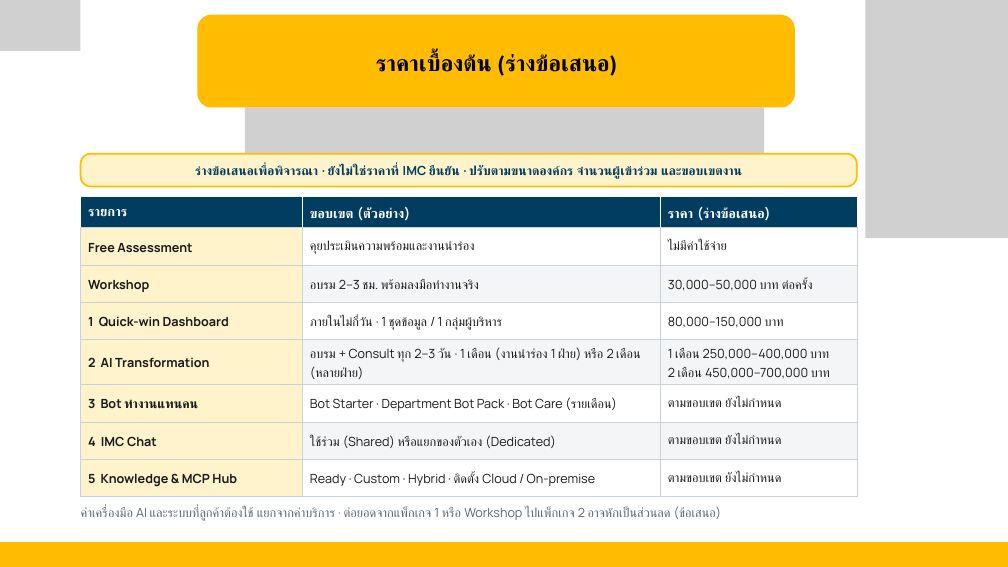
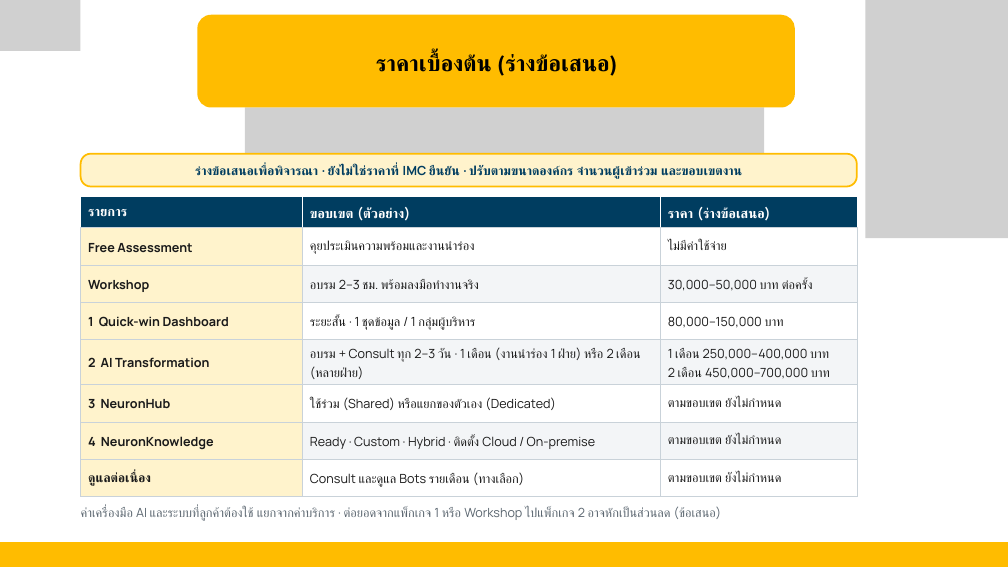
Before and after one commit to petong29149/imc-neuronknowledge, a slide deck: slide 24 of docs/sales/IMC_AI_Transformation_Packages.pptx (slide 25 before the commit). Drawn at 1008x567 pixels with LibreOffice and Linux fonts; fonts in the diff are those of the drawing; grey boxes stand for pictures. Boxes give left, top, right and bottom in pixels: in the first picture for what was removed or moved away, otherwise in the second. Text is boxed around its words. In the diff, an @@ line names an element or a change of style, - is before the commit and + after.

```diff
--- a/docs/sales/IMC_AI_Transformation_Packages.pptx
+++ b/docs/sales/IMC_AI_Transformation_Packages.pptx
@@ table at (81, 197, 857, 491) @@
-row 4, column 2: ภายในไม่กี่วัน · 1 ชุดข้อมูล / 1 กลุ่มผู้บริหาร
+row 4, column 2: ระยะสั้น · 1 ชุดข้อมูล / 1 กลุ่มผู้บริหาร
-row 6, column 1: 3 Bot ทำงานแทนคน
+row 6, column 1: 3 NeuronHub
-row 6, column 2: Bot Starter · Department Bot Pack · Bot Care (รายเดือน)
+row 6, column 2: ใช้ร่วม (Shared) หรือแยกของตัวเอง (Dedicated)
-row 7, column 1: 4 IMC Chat
+row 7, column 1: 4 NeuronKnowledge
-row 7, column 2: ใช้ร่วม (Shared) หรือแยกของตัวเอง (Dedicated)
+row 7, column 2: Ready · Custom · Hybrid · ติดตั้ง Cloud / On-premise
-row 8, column 1: 5 Knowledge & MCP Hub
+row 8, column 1: ดูแลต่อเนื่อง
-row 8, column 2: Ready · Custom · Hybrid · ติดตั้ง Cloud / On-premise
+row 8, column 2: Consult และดูแล Bots รายเดือน (ทางเลือก)
```
Also in this commit, not shown: 13 other slides changed, 1 slide removed, 21 other files.
